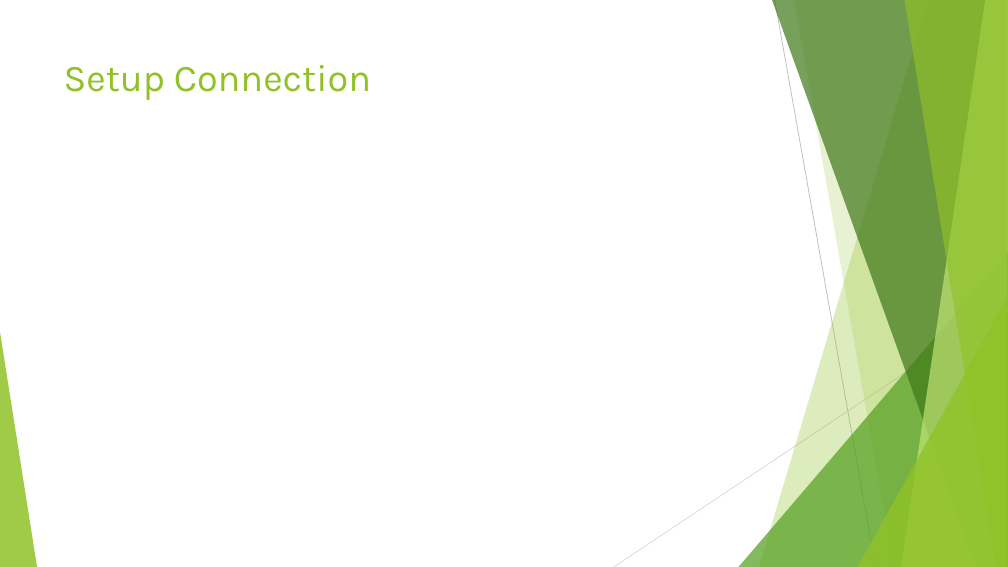
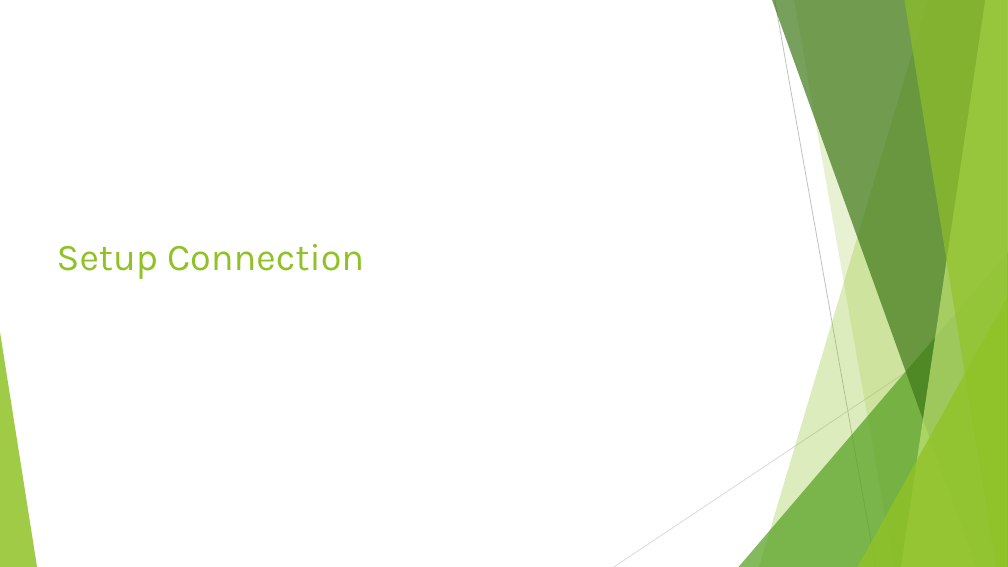
Before and after one commit to dimMaryanto93/bootcamp.2017-01, a slide deck: slide 4 of #6 - Java Database Connectivty.pptx. Drawn at 1008x567 pixels with LibreOffice and Linux fonts; fonts in the diff are those of the drawing. Boxes give left, top, right and bottom in pixels: in the first picture for what was removed or moved away, otherwise in the second. Text is boxed around its words. In the diff, an @@ line names an element or a change of style, - is before the commit and + after.

```diff
--- a/#6 - Java Database Connectivty.pptx
+++ b/#6 - Java Database Connectivty.pptx
@@ title "Setup Connection": place and size @@
-title "Setup Connection" at <box>64,65,371,100</box>
+title "Setup Connection" at <box>57,244,364,279</box>
```
Also in this commit, not shown: 3 other slides changed, 2 slides added, 2 slides removed, 1 other file.
